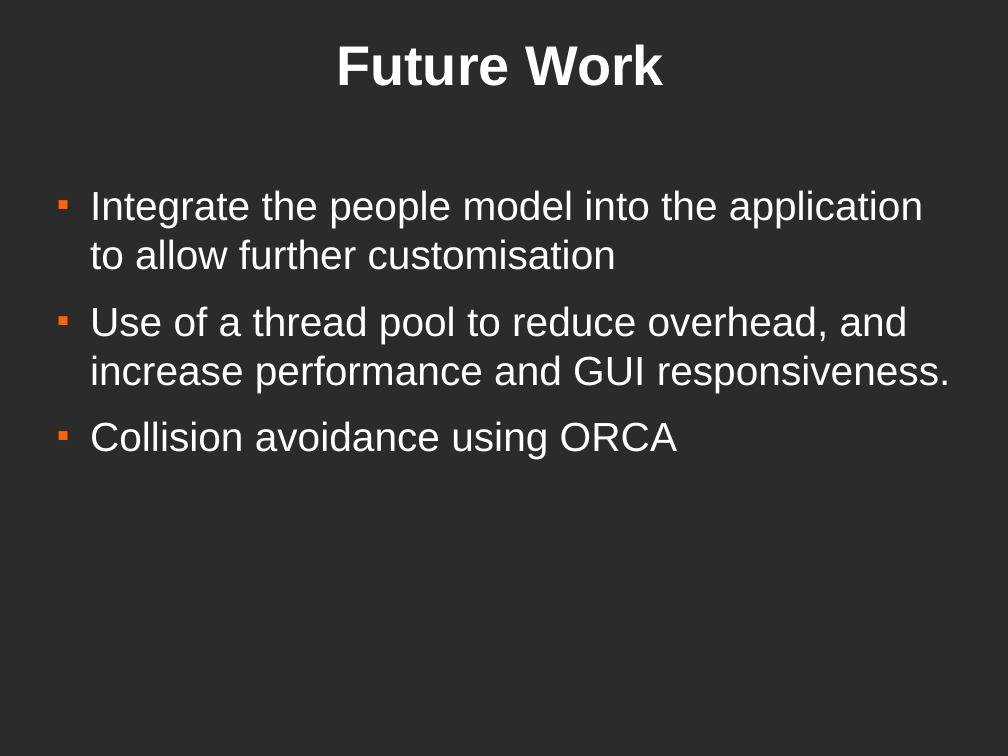
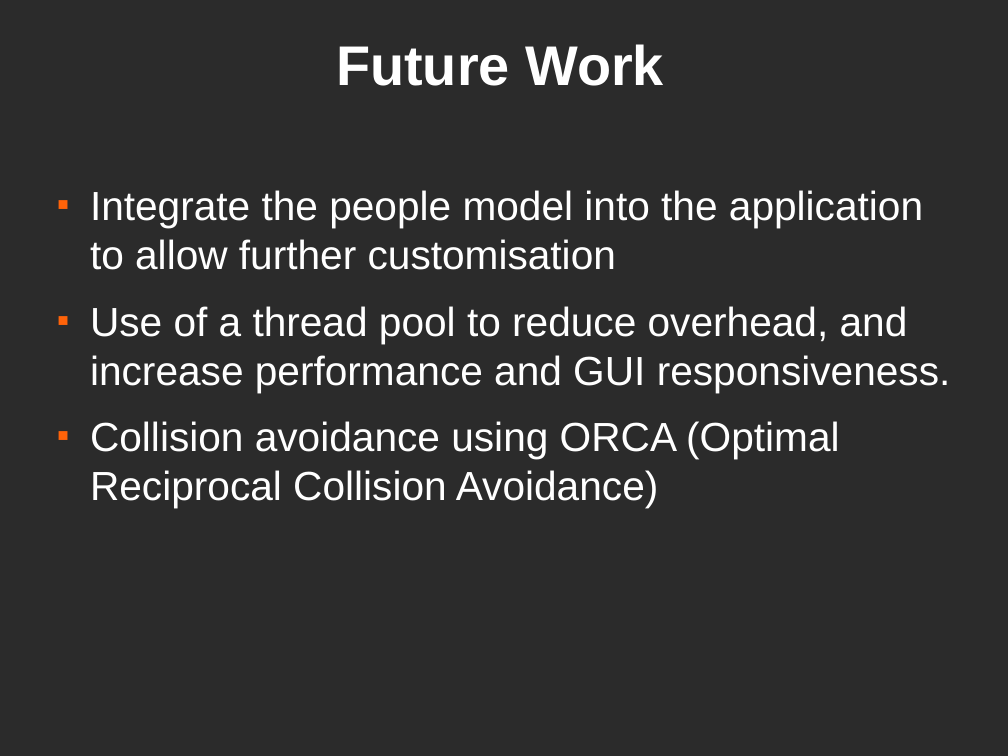
Before and after one commit to dantomosoiu/teamproject, a slide deck: slide 43 of Presentation/TeamProjectPresentationv5.odp. Drawn at 1008x756 pixels with LibreOffice and Linux fonts; fonts in the diff are those of the drawing; background and template pictures are left out; a plain dark background stands for a picture behind light text. Boxes give left, top, right and bottom in pixels: in the first picture for what was removed or moved away, otherwise in the second. Text is boxed around its words. In the diff, an @@ line names an element or a change of style, - is before the commit and + after.

```diff
--- a/Presentation/TeamProjectPresentationv5.odp
+++ b/Presentation/TeamProjectPresentationv5.odp
@@ text at [90, 421, 840, 508]: text changed @@
-■ Collision avoidance using ORCA
+■ Collision avoidance using ORCA (Optimal Reciprocal Collision Avoidance)
```
Also in this commit, not shown: 9 other slides changed.
